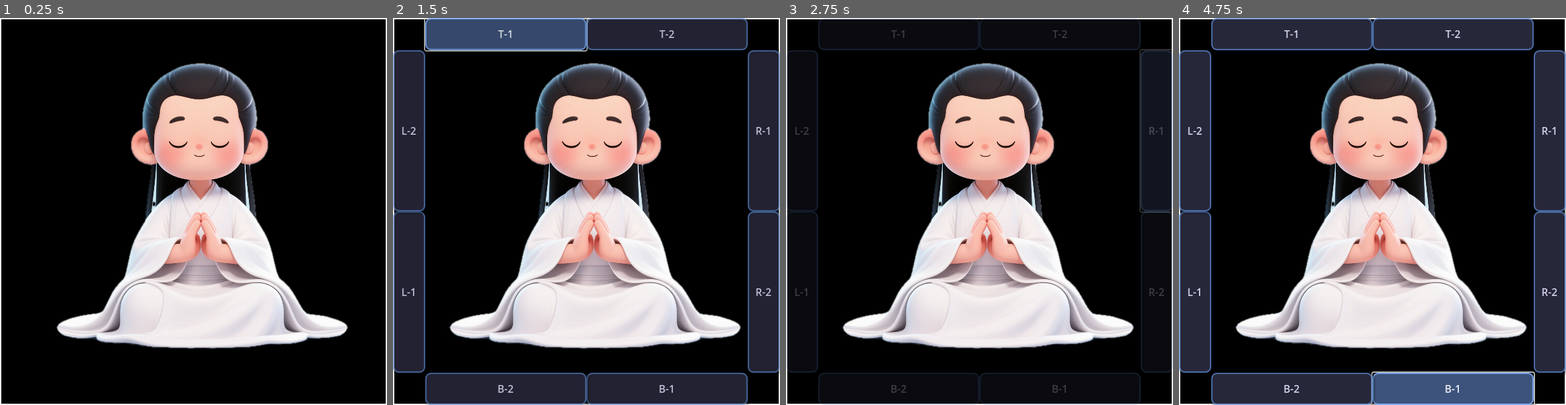
Above: before the commit, frames 1-4 (left to right).
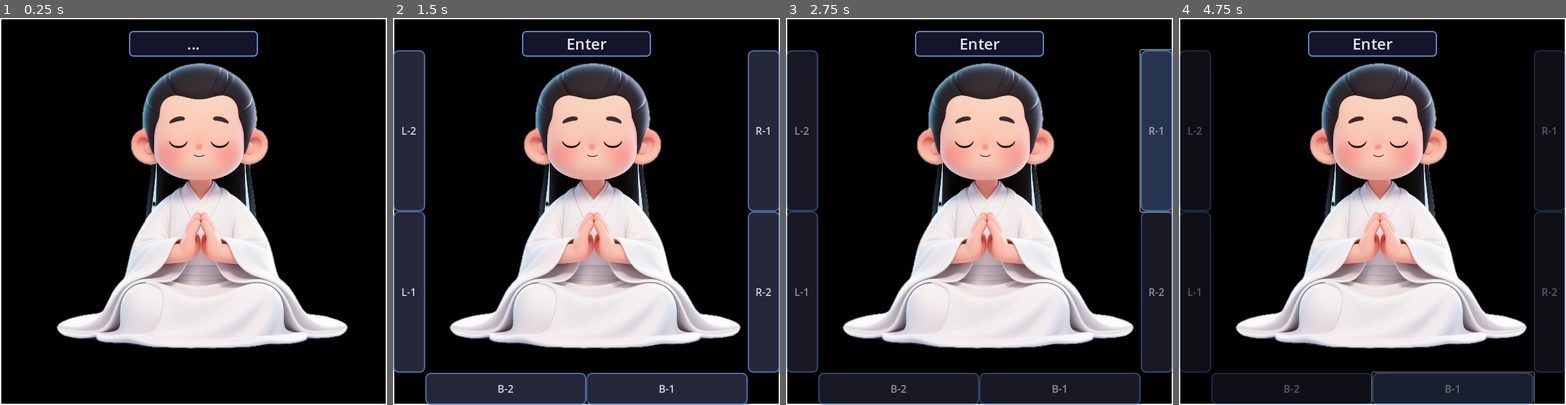
Above: after the commit, the same moments.

Repository: lichen63/cyber-cultivation
Game: Godot game, scene res://scenes/Main.tscn
Two runs of this game, one before a commit and one after it. Both use one fixed random seed, a clock stepped at 60 frames per second and the inputs below.
Inputs (mouse positions are in pixels of both pictures, inside the frame that each line leads up to):
- Up to frame 1 (0.25 s): no input
- Up to frame 2 (1.5 s): tap Enter at 0.5 s; drag from (586, 211) to (625, 126) at 0.52 s; click (505, 33) at 1.25 s, where only the run before the commit has a clickable "T-1"
- Up to frame 3 (2.75 s): click "R-1" at 2 s
- Up to frame 4 (4.75 s): click (1453, 33) at 2.75 s, where only the run before the commit has a clickable "T-2"; click (1550, 292) at 3.5 s, where only the run after the commit has a clickable "R-2"; click "B-1" at 4.25 s

The runs differ from the first frame. In frame 1, 2.2% of the frame differs, in the area x 33-67%, y 3-10%; in frame 2, 7.0%; in frame 3, 8.6%; in frame 4, 27%, in the area x 0-100%, y 0-100%.

Commit message:
feat: monitor and show keyboard events

Diff:
--- a/scripts/ui/Main.gd
+++ b/scripts/ui/Main.gd
@@ -2,6 +2,10 @@
 
 # Node references
 @onready var character_node: TextureRect = $Character
+
+# Keyboard display system
+var keyboard_display: Label
+var last_key_text: String = ""
 
 # Action button system
 var action_buttons: Array[Button] = []
@@ -24,6 +28,9 @@
   # Enable drawing for border
   set_process(true)
 
+  # Create keyboard display
+  create_keyboard_display()
+
   # Create action buttons
   create_action_buttons()
 
@@ -32,6 +39,11 @@
   mouse_exited.connect(_on_window_mouse_exited)
 
 # === INPUT HANDLING ===
+
+func _input(event: InputEvent) -> void:
+  """Handle all keyboard input events"""
+  if event is InputEventKey and event.pressed:
+    update_keyboard_display(event)
 
 func _gui_input(event: InputEvent) -> void:
   """Handle mouse input for window dragging"""
@@ -70,6 +82,51 @@
 
 # === UI CREATION ===
 
+func create_keyboard_display() -> void:
+  """Create keyboard display label above character"""
+  keyboard_display = Label.new()
+  keyboard_display.text = "..."
+  keyboard_display.size = Vector2(200, 40)
+
+  # Position above character (assuming character is centered)
+  var window_size = get_window().size
+  keyboard_display.position = Vector2(
+    (window_size.x - keyboard_display.size.x) / 2,
+    20 # 50 pixels from top
+  )
+
+  # Style the label
+  style_keyboard_display()
+
+  # Set larger font size
+  keyboard_display.add_theme_font_size_override("font_size", 24)
+
+  # Add to scene
+  add_child(keyboard_display)
+
+func style_keyboard_display() -> void:
+  """Apply styling to keyboard display label"""
+  # Create background style
+  var style_background = StyleBoxFlat.new()
+  style_background.bg_color = Color(0.1, 0.1, 0.2, 0.8) # Dark blue-gray background
+  style_background.border_width_left = 2
+  style_background.border_width_right = 2
+  style_background.border_width_top = 2
+  style_background.border_width_bottom = 2
+  style_background.border_color = Color(0.4, 0.6, 0.9, 0.9) # Blue border
+  style_background.corner_radius_top_left = 6
+  style_background.corner_radius_top_right = 6
+  style_background.corner_radius_bottom_left = 6
+  style_background.corner_radius_bottom_right = 6
+
+  # Apply background style
+  keyboard_display.add_theme_stylebox_override("normal", style_background)
+
+  # Set text properties
+  keyboard_display.add_theme_color_override("font_color", Color(0.9, 0.9, 1.0, 1.0)) # Light blue-white text
+  keyboard_display.horizontal_alignment = HORIZONTAL_ALIGNMENT_CENTER
+  keyboard_display.vertical_alignment = VERTICAL_ALIGNMENT_CENTER
+
 func create_action_buttons() -> void:
   """Create action buttons around the window border"""
   var window_size = get_window().size
@@ -79,12 +136,8 @@
   var top_bottom_button_width = (window_size.x - 2 * button_thickness) / 2.0
   var left_right_button_height = (window_size.y - 2 * button_thickness) / 2.0
 
-  # Button positions and sizes around the border (8 buttons total - 2 per side)
+  # Button positions and sizes around the border (6 buttons total - 2 per side, excluding top)
   var button_configs = [
-    # Top buttons (2 buttons)
-    {"pos": Vector2(button_thickness, 0), "size": Vector2(top_bottom_button_width, button_thickness)}, # Top left
-    {"pos": Vector2(button_thickness + top_bottom_button_width, 0), "size": Vector2(top_bottom_button_width, button_thickness)}, # Top right
-
     # Right buttons (2 buttons)
     {"pos": Vector2(window_size.x - button_thickness, button_thickness), "size": Vector2(button_thickness, left_right_button_height)}, # Right top
     {"pos": Vector2(window_size.x - button_thickness, button_thickness + left_right_button_height), "size": Vector2(button_thickness, left_right_button_height)}, # Right bottom
@@ -98,8 +151,8 @@
     {"pos": Vector2(0, button_thickness), "size": Vector2(button_thickness, left_right_button_height)} # Left top
   ]
 
-  # Button labels for different functions (2 per side: Top, Right, Bottom, Left)
-  var labels = ["T-1", "T-2", "R-1", "R-2", "B-1", "B-2", "L-1", "L-2"]
+  # Button labels for different functions (2 per side: Right, Bottom, Left)
+  var labels = ["R-1", "R-2", "B-1", "B-2", "L-1", "L-2"]
 
   for i in range(button_configs.size()):
     var button = Button.new()
@@ -193,11 +246,96 @@
 
 func _on_action_button_pressed(button_index: int) -> void:
   """Handle action button presses - placeholder for future functionality"""
-  var button_names = ["Top-1", "Top-2", "Right-1", "Right-2", "Bottom-1", "Bottom-2", "Left-1", "Left-2"]
+  var button_names = ["Right-1", "Right-2", "Bottom-1", "Bottom-2", "Left-1", "Left-2"]
   print("Action button pressed: ", button_names[button_index])
   # TODO: Implement specific functionality for each action button
 
 # === UTILITY METHODS ===
+
+func update_keyboard_display(event: InputEventKey) -> void:
+  """Update keyboard display with the pressed key"""
+  var key_string = ""
+
+  # Handle special keys
+  match event.keycode:
+    KEY_SPACE:
+      key_string = "Space"
+    KEY_ENTER:
+      key_string = "Enter"
+    KEY_TAB:
+      key_string = "Tab"
+    KEY_BACKSPACE:
+      key_string = "Backspace"
+    KEY_DELETE:
+      key_string = "Delete"
+    KEY_ESCAPE:
+      key_string = "Escape"
+    KEY_LEFT:
+      key_string = "Left"
+    KEY_RIGHT:
+      key_string = "Right"
+    KEY_UP:
+      key_string = "Up"
+    KEY_DOWN:
+      key_string = "Down"
+    KEY_SHIFT:
+      key_string = "Shift"
+    KEY_CTRL:
+      key_string = "Ctrl"
+    KEY_ALT:
+      key_string = "Alt"
+    KEY_META:
+      key_string = "Cmd"
+    KEY_CAPSLOCK:
+      key_string = "CapsLock"
+    KEY_F1:
+      key_string = "F1"
+    KEY_F2:
+      key_string = "F2"
+    KEY_F3:
+      key_string = "F3"
+    KEY_F4:
+      key_string = "F4"
+    KEY_F5:
+      key_string = "F5"
+    KEY_F6:
+      key_string = "F6"
+    KEY_F7:
+      key_string = "F7"
+    KEY_F8:
+      key_string = "F8"
+    KEY_F9:
+      key_string = "F9"
+    KEY_F10:
+      key_string = "F10"
+    KEY_F11:
+      key_string = "F11"
+    KEY_F12:
+      key_string = "F12"
+    _:
+      # For regular characters, use the unicode representation
+      if event.unicode != 0:
+        key_string = char(event.unicode)
+      else:
+        key_string = "Key: " + str(event.keycode)
+
+  # Add modifier information
+  var modifiers = []
+  if event.shift_pressed:
+    modifiers.append("Shift")
+  if event.ctrl_pressed:
+    modifiers.append("Ctrl")
+  if event.alt_pressed:
+    modifiers.append("Alt")
+  if event.meta_pressed:
+    modifiers.append("Cmd")
+
+  if modifiers.size() > 0:
+    key_string = " + ".join(modifiers) + " + " + key_string
+
+  # Update the display
+  last_key_text = key_string
+  keyboard_display.text = key_string
 
 func show_action_buttons() -> void:
   """Make action buttons visible with fade-in animation"""
